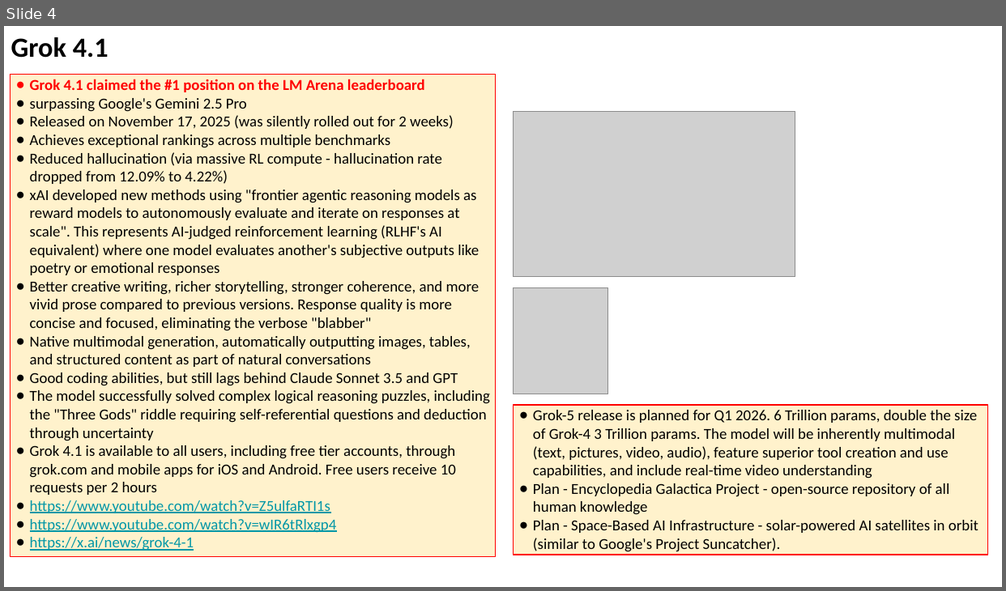
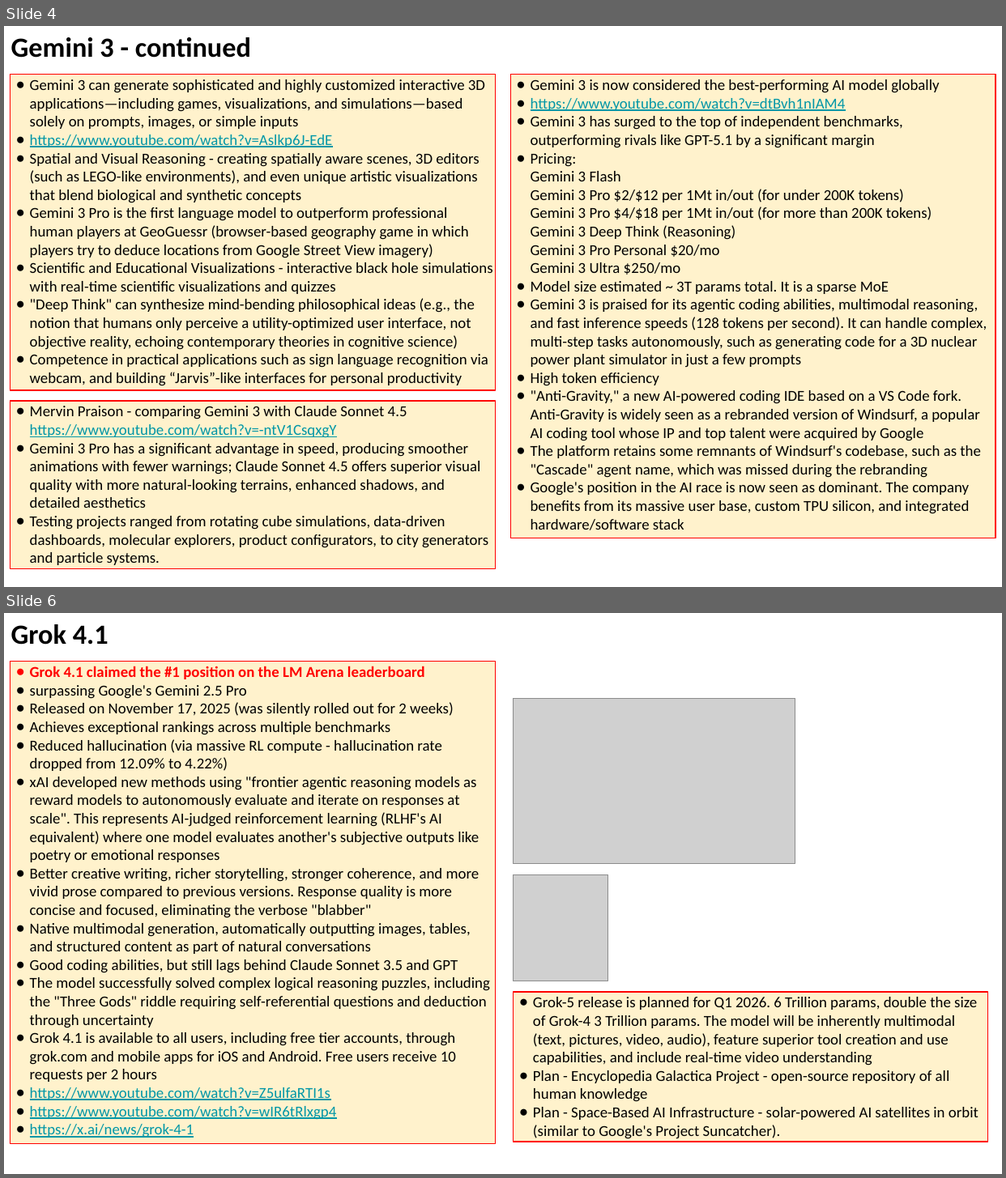
Before and after one commit to lselector/seminar, a slide deck: 2025/2025-11-21-AI-Updates.pptx. Shown one above the other, each under a label of ours: slide 4 before the commit, slides 4 and 6 after it; the slides between them are not shown. The pictures are 1006x591 and 1006x1178 pixels, drawn with LibreOffice and Linux fonts; fonts in the diff are those of the drawing; grey boxes stand for pictures. Boxes give left, top, right and bottom in pixels: in the first picture for what was removed or moved away, otherwise in the second. Text is boxed around its words. In the diff, an @@ line names an element or a change of style, - is before the commit and + after.

```diff
--- a/2025/2025-11-21-AI-Updates.pptx
+++ b/2025/2025-11-21-AI-Updates.pptx
@@ slide 4 added at [4, 26, 1002, 587], background #FFFFFF @@
@@ text added at [11, 37, 251, 58], 20 pt, text #000000, bold @@
+Gemini 3 - continued
@@ rectangle added at [10, 74, 495, 390], fill #FFF2CC, outline #FF0000 0.75 pt, 11 pt, text #000000 @@
+● Gemini 3 can generate sophisticated and highly customized interactive 3D applications—including games, visualizations, and simulations—based solely on prompts, images, or simple inputs
+● https://www.youtube.com/watch?v=Aslkp6J-EdE
+● Spatial and Visual Reasoning - creating spatially aware scenes, 3D editors (such as LEGO-like environments), and even unique artistic visualizations that blend biological and synthetic concepts
+● Gemini 3 Pro is the first language model to outperform professional human players at GeoGuessr (browser-based geography game in which players try to deduce locations from Google Street View imagery)
+● Scientific and Educational Visualizations - interactive black hole simulations with real-time scientific visualizations and quizzes
+● "Deep Think" can synthesize mind-bending philosophical ideas (e.g., the notion that humans only perceive a utility-optimized user interface, not objective reality, echoing contemporary theories in cognitive science)
+● Competence in practical applications such as sign language recognition via webcam, and building “Jarvis”-like interfaces for personal productivity
@@ rectangle added at [511, 74, 996, 538], fill #FFF2CC, outline #FF0000 0.75 pt, 11 pt, text #000000 @@
+● Gemini 3 is now considered the best-performing AI model globally
+● https://www.youtube.com/watch?v=dtBvh1nIAM4
+● Gemini 3 has surged to the top of independent benchmarks, outperforming rivals like GPT-5.1 by a significant margin
+● Pricing:
+  Gemini 3 Flash
+  Gemini 3 Pro $2/$12 per 1Mt in/out (for under 200K tokens)
+  Gemini 3 Pro $4/$18 per 1Mt in/out (for more than 200K tokens)
+  Gemini 3 Deep Think (Reasoning)
+  Gemini 3 Pro Personal $20/mo
+  Gemini 3 Ultra $250/mo
+● Model size estimated ~ 3T params total. It is a sparse MoE
+● Gemini 3 is praised for its agentic coding abilities, multimodal reasoning, and fast inference speeds (128 tokens per second). It can handle complex, multi-step tasks autonomously, such as generating code for a 3D nuclear power plant simulator in just a few prompts
+● High token efficiency
+● "Anti-Gravity," a new AI-powered coding IDE based on a VS Code fork. Anti-Gravity is widely seen as a rebranded version of Windsurf, a popular AI coding tool whose IP and top talent were acquired by Google
+● The platform retains some remnants of Windsurf's codebase, such as the "Cascade" agent name, which was missed during the rebranding
+● Google's position in the AI race is now seen as dominant. The company benefits from its massive user base, custom TPU silicon, and integrated hardware/software stack
@@ rectangle added at [10, 401, 495, 570], fill #FFF2CC, outline #FF0000 0.75 pt, 11 pt, text #000000 @@
+● Mervin Praison - comparing Gemini 3 with Claude Sonnet 4.5
+  https://www.youtube.com/watch?v=-ntV1CsqxgY
+● Gemini 3 Pro has a significant advantage in speed, producing smoother animations with fewer warnings; Claude Sonnet 4.5 offers superior visual quality with more natural-looking terrains, enhanced shadows, and detailed aesthetics
+● Testing projects ranged from rotating cube simulations, data-driven dashboards, molecular explorers, product configurators, to city generators and particle systems.
@@ what was slide 4 is now slide 6 @@
```
Also in this commit, not shown: 7 slides changed, 7 other slides added.
